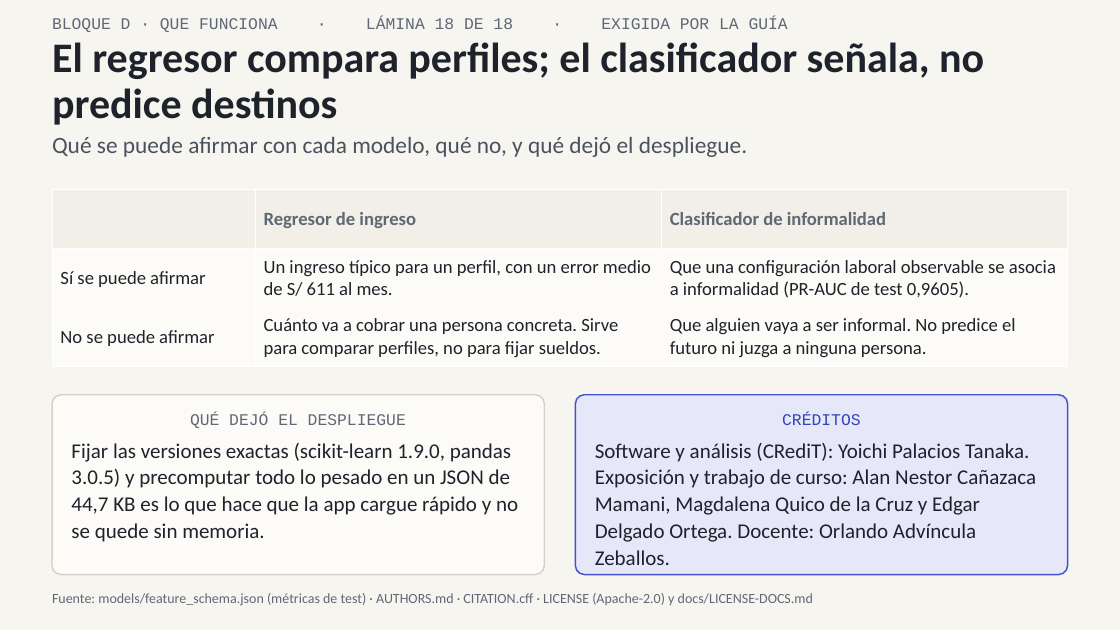
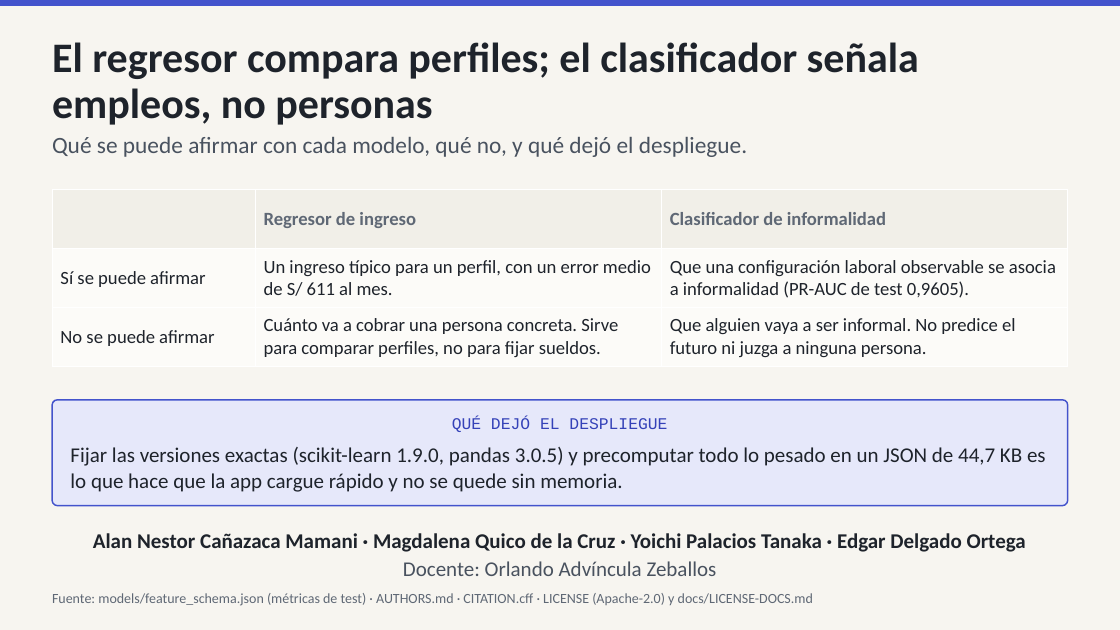
Before and after one commit to IchiSieben/enaho-ingresos-informalidad, a slide deck: slide 12 of docs/presentacion/ENAHO_exposicion.pptx (slide 18 before the commit). Drawn at 1120x630 pixels with LibreOffice and Linux fonts; fonts in the diff are those of the drawing. Boxes give left, top, right and bottom in pixels: in the first picture for what was removed or moved away, otherwise in the second. Text is boxed around its words. In the diff, an @@ line names an element or a change of style, - is before the commit and + after.

```diff
--- a/docs/presentacion/ENAHO_exposicion.pptx
+++ b/docs/presentacion/ENAHO_exposicion.pptx
@@ rectangle added at <box>0,0,1120,6</box>, fill #4353CC @@
@@ text removed at <box>52,17,788,32</box> @@
-BLOQUE D · QUE FUNCIONA · LÁMINA 18 DE 18 · EXIGIDA POR LA GUÍA
@@ text at <box>52,42,919,125</box>: text changed @@
-El regresor compara perfiles; el clasificador señala, no predice destinos
+El regresor compara perfiles; el clasificador señala empleos, no personas
@@ rounded rectangle "QUÉ DEJÓ EL DESPLIEGUE": place and size @@
-rounded rectangle "QUÉ DEJÓ EL DESPLIEGUE" at <box>52,395,544,575</box>
+rounded rectangle "QUÉ DEJÓ EL DESPLIEGUE" at <box>52,400,1068,506</box>
@@ rounded rectangle "QUÉ DEJÓ EL DESPLIEGUE" at <box>52,400,1068,506</box>: fill #FCFBF8 to #E6E8FA; outline #D5D1C6 1.25 pt to #4353CC 1.25 pt @@
@@ text in rounded rectangle at <box>452,417,667,432</box>: text colour #5F6875 to #3542B8 in "QUÉ DEJÓ EL DESPLIEGUE" @@
@@ text "Alan Nestor Cañazaca Mamani · ...": place and size @@
-text "Alan Nestor Cañazaca Mamani · ..." at <box>576,395,1068,575</box>
+text "Alan Nestor Cañazaca Mamani · ..." at <box>93,533,1026,576</box>
@@ text "Alan Nestor Cañazaca Mamani · ..." at <box>93,533,1026,576</box>: fill #E6E8FA to none; outline #4353CC 1.25 pt to none @@
@@ text at <box>93,533,1026,576</box>: text changed; bold on @@
-CRÉDITOS
-Software y análisis (CRediT): Yoichi Palacios Tanaka. Exposición y trabajo de curso: Alan Nestor Cañazaca Mamani, Magdalena Quico de la Cruz y Edgar Delgado Ortega. Docente: Orlando Advíncula Zeballos.
+Alan Nestor Cañazaca Mamani · Magdalena Quico de la Cruz · Yoichi Palacios Tanaka · Edgar Delgado Ortega
+Docente: Orlando Advíncula Zeballos
```
Also in this commit, not shown: 9 other slides changed, 2 slides added, 8 slides removed, 10 other files.
